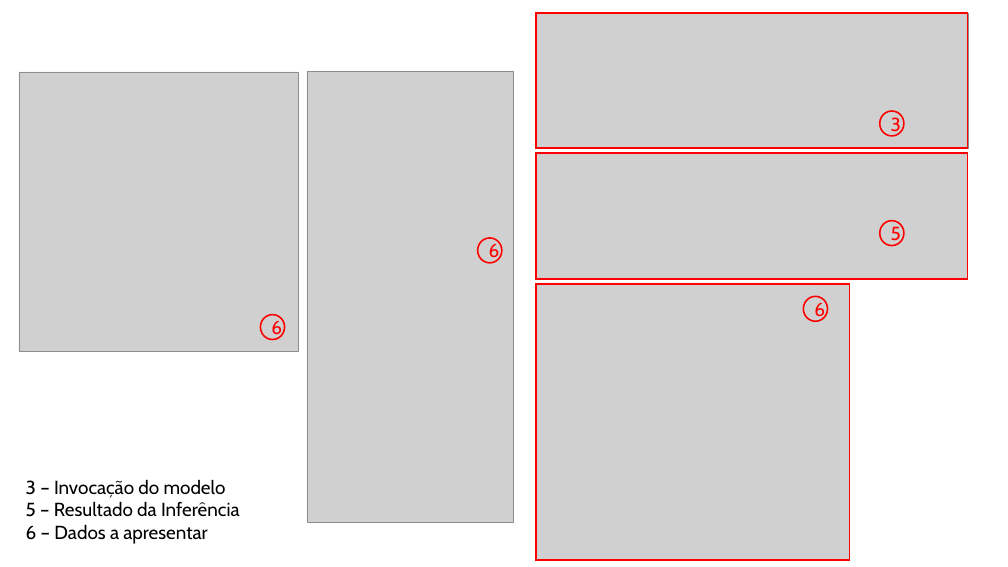
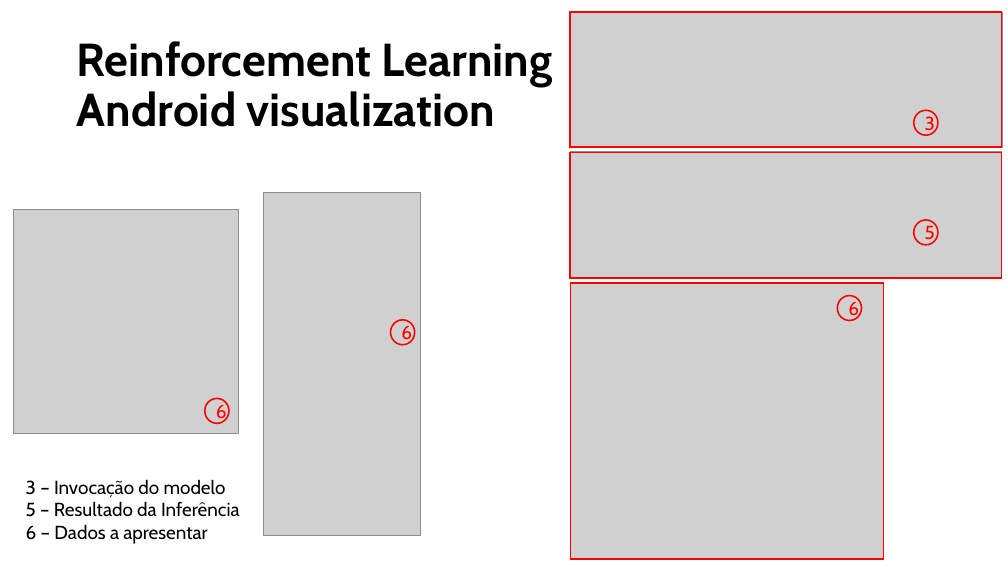
Before and after one commit to MIA-CDFR/SAASMRL, a slide deck: slide 15 of Relatórios/AR/AR_apresentação.pptx (slide 16 before the commit). Drawn at 1008x567 pixels with LibreOffice and Linux fonts; fonts in the diff are those of the drawing; grey boxes stand for pictures. Boxes give left, top, right and bottom in pixels: in the first picture for what was removed or moved away, otherwise in the second. Text is boxed around its words. In the diff, an @@ line names an element or a change of style, - is before the commit and + after.

```diff
--- a/Relatórios/AR/AR_apresentação.pptx
+++ b/Relatórios/AR/AR_apresentação.pptx
@@ title added at (77, 41, 553, 127), 44 pt, text #000000, bold @@
+Reinforcement Learning
+Android visualization
@@ picture: place and size @@
-picture at (19, 72, 298, 351)
+picture at (14, 209, 238, 434)
@@ picture: place and size @@
-picture at (307, 72, 514, 523)
+picture at (263, 192, 421, 535)
@@ 3 pictures, 3 ellipses, 3 rectangles: place and size @@
-3 pictures, 3 ellipses, 3 rectangles at (536, 13, 968, 560)
+3 pictures, 3 ellipses, 3 rectangles at (570, 12, 1002, 560)
@@ ellipse "6": place and size @@
-ellipse "6" at (478, 238, 502, 263)
+ellipse "6" at (391, 320, 415, 345)
@@ ellipse "6": place and size @@
-ellipse "6" at (260, 315, 284, 340)
+ellipse "6" at (205, 399, 229, 423)
```
Also in this commit, not shown: 8 other slides changed, 2 slides added, 3 slides removed, 4 other files.
